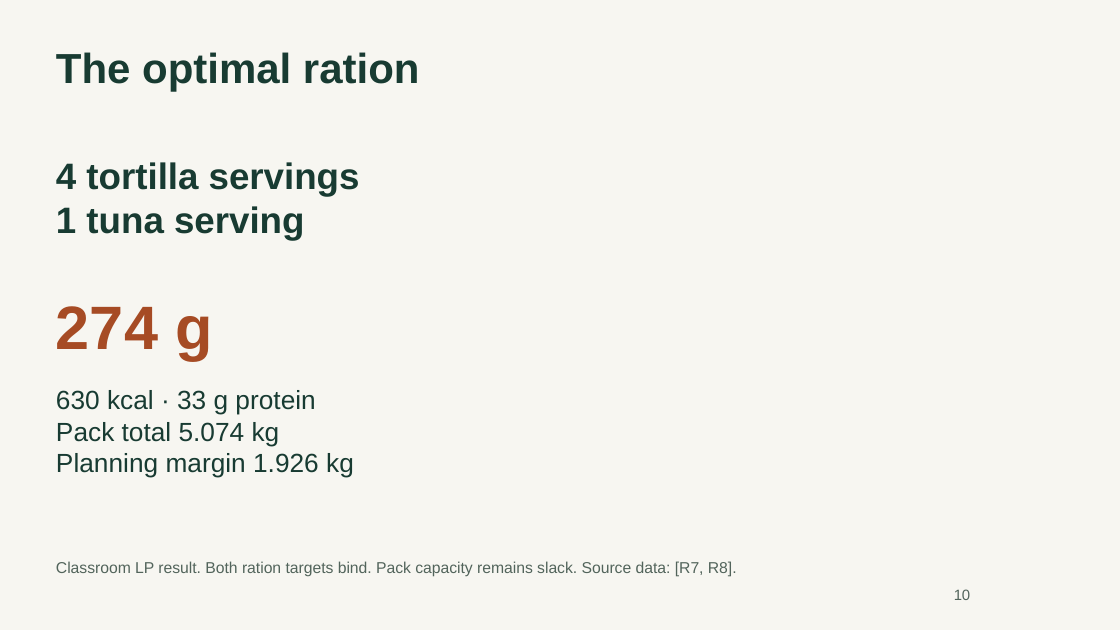
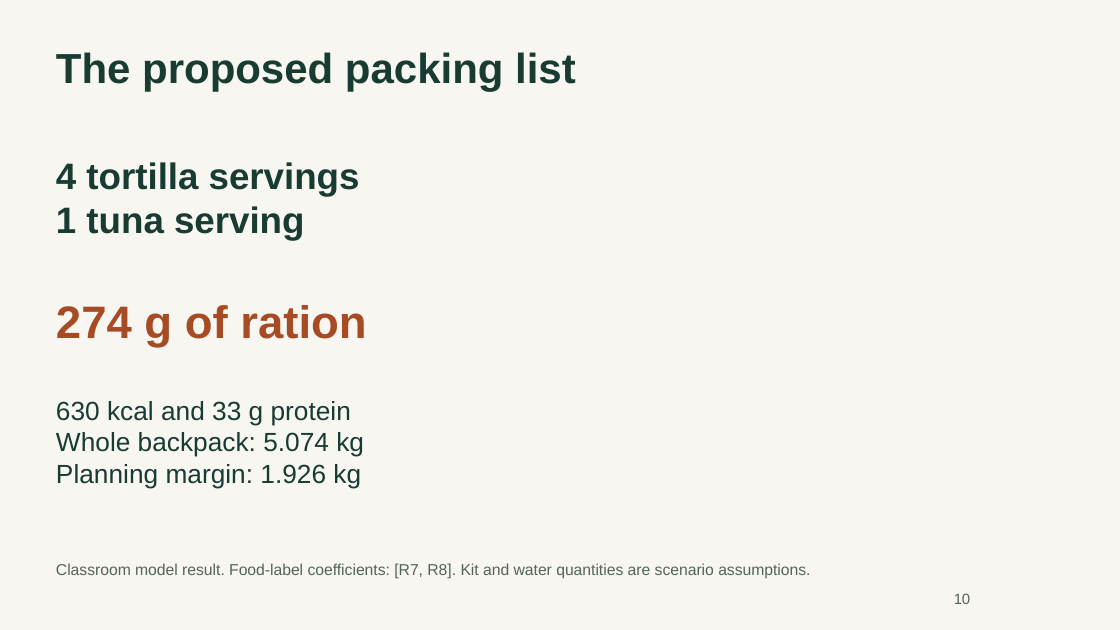
Before and after one commit to mavroul1s/TrailBalance, a slide deck: slide 10 of presentations/milestone-01/TrailBalance-Milestone-01.pptx. Drawn at 1120x630 pixels with LibreOffice and Linux fonts; fonts in the diff are those of the drawing. Boxes give left, top, right and bottom in pixels: in the first picture for what was removed or moved away, otherwise in the second. Text is boxed around its words. In the diff, an @@ line names an element or a change of style, - is before the commit and + after.

```diff
--- a/presentations/milestone-01/TrailBalance-Milestone-01.pptx
+++ b/presentations/milestone-01/TrailBalance-Milestone-01.pptx
@@ text at (x1=56, y1=52, x2=576, y2=92): text changed @@
-The optimal ration
+The proposed packing list
@@ text at (x1=56, y1=305, x2=366, y2=347): text changed; size 52.5 to 39 pt @@
-274 g
+274 g of ration
@@ text at (x1=56, y1=401, x2=364, y2=488): text changed @@
-630 kcal · 33 g protein
-Pack total 5.074 kg
-Planning margin 1.926 kg
+630 kcal and 33 g protein
+Whole backpack: 5.074 kg
+Planning margin: 1.926 kg
@@ text at (x1=56, y1=563, x2=810, y2=579): text changed @@
-Classroom LP result. Both ration targets bind. Pack capacity remains slack. Source data: [R7, R8].
+Classroom model result. Food-label coefficients: [R7, R8]. Kit and water quantities are scenario assumptions.
@@ text "10" moved from (x1=954, y1=589, x2=971, y2=600) to (x1=954, y1=593, x2=971, y2=604) @@
```
Also in this commit, not shown: 9 other slides changed, 10 slides added, 8 slides removed, 8 other files.
